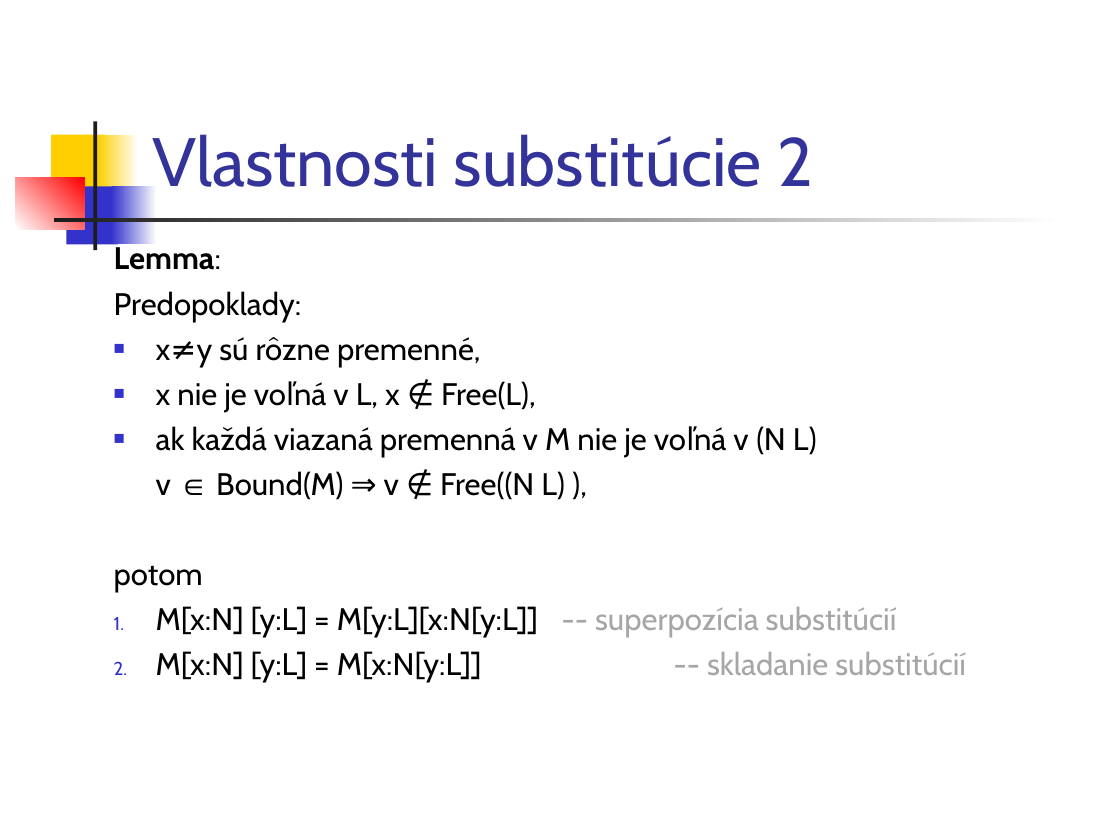
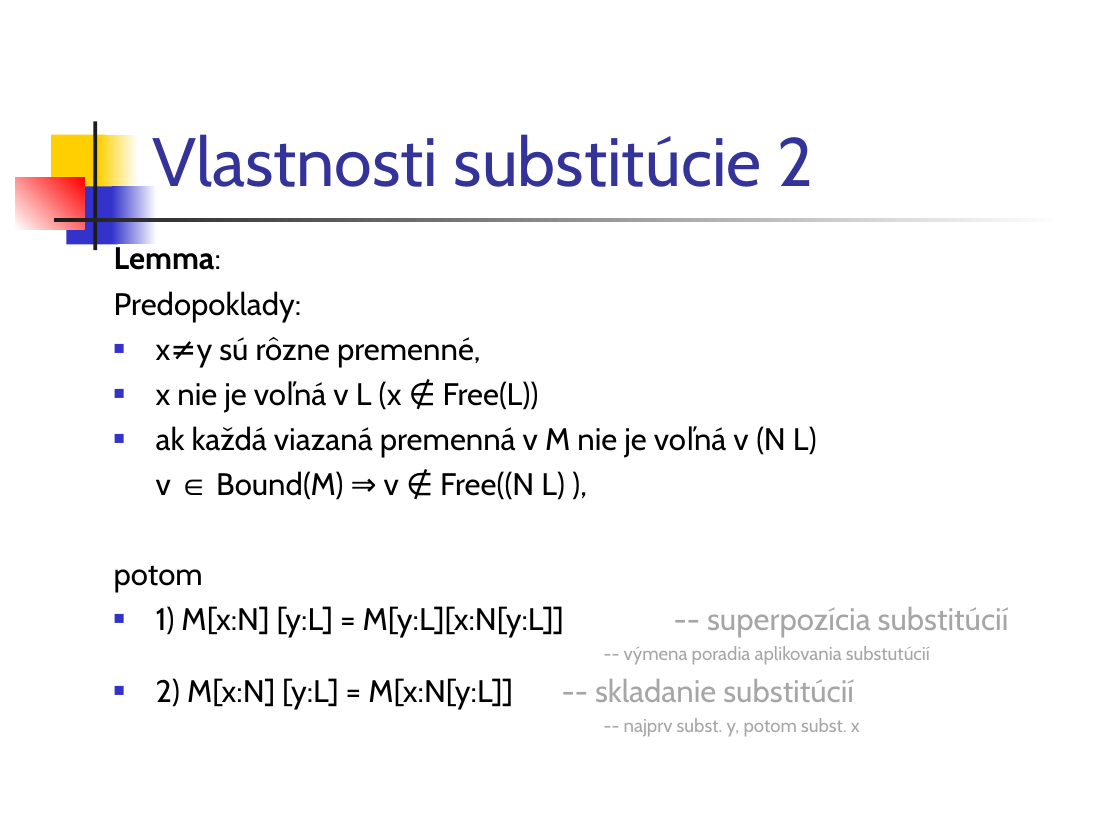
Before and after one commit to Funkcionalne/Prednasky, a slide deck: slide 19 of 05/05_fpro.ppt (slide 18 before the commit). Drawn at 1120x840 pixels with LibreOffice and Linux fonts; fonts in the diff are those of the drawing. Boxes give left, top, right and bottom in pixels: in the first picture for what was removed or moved away, otherwise in the second. Text is boxed around its words. In the diff, an @@ line names an element or a change of style, - is before the commit and + after.

```diff
--- a/05/05_fpro.ppt
+++ b/05/05_fpro.ppt
@@ text at <box>156,381,539,412</box>: text changed @@
-■ x nie je voľná v L, x ∉ Free(L),
+■ x nie je voľná v L (x ∉ Free(L))
@@ text at <box>156,606,1009,737</box>: text changed; text colour #000000 to #A6A6A6 @@
-1. M[x:N] [y:L] = M[y:L][x:N[y:L]] -- superpozícia substitúcií
-2. M[x:N] [y:L] = M[x:N[y:L]] -- skladanie substitúcií
+■ 1) M[x:N] [y:L] = M[y:L][x:N[y:L]] -- superpozícia substitúcií
+-- výmena poradia aplikovania substutúcií
+■ 2) M[x:N] [y:L] = M[x:N[y:L]] -- skladanie substitúcií
+-- najprv subst. y, potom subst. x
```
Also in this commit, not shown: 20 other slides changed, 2 slides added, 1 other file.
